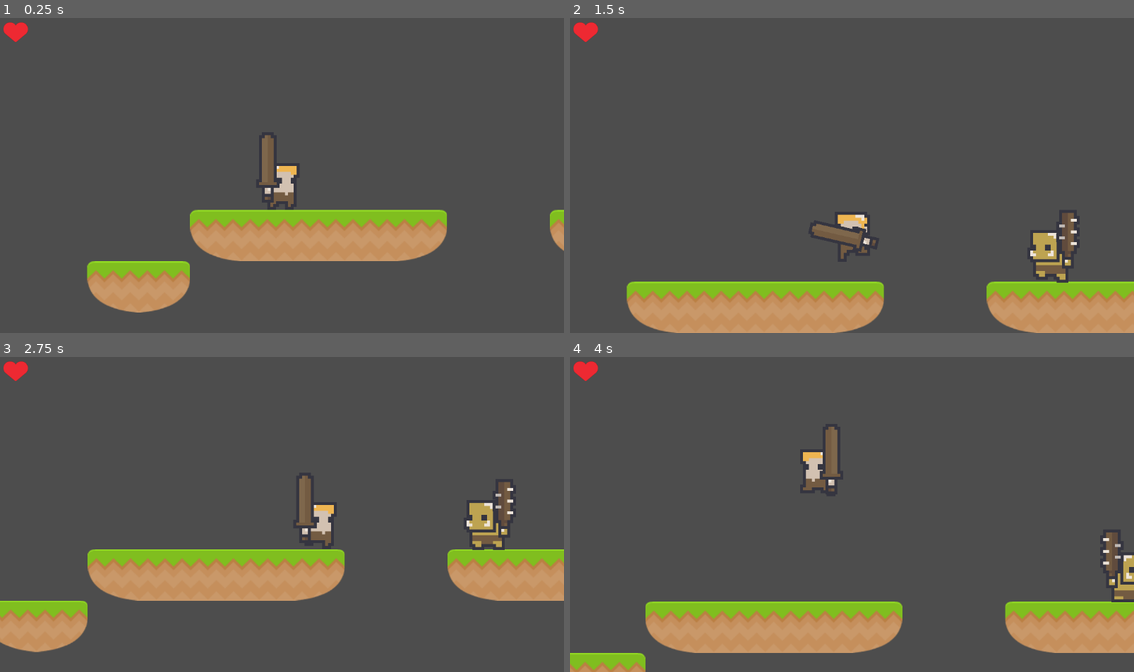
Above: before the commit, frames 1-4 (two rows, left to right).
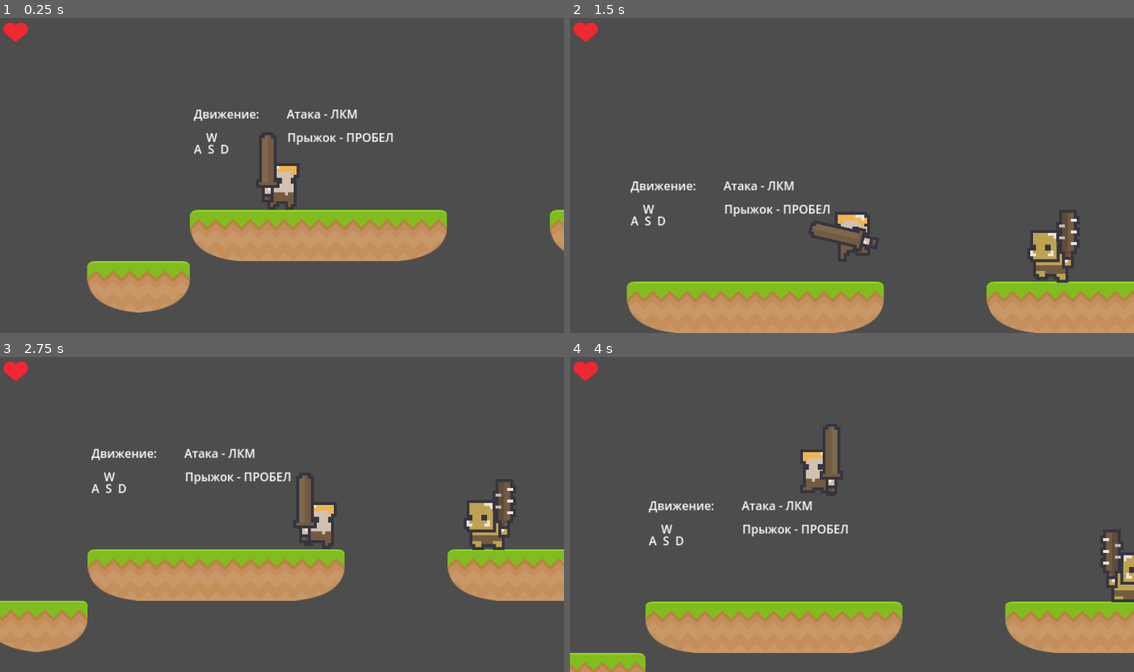
Above: after the commit, the same moments.

Repository: Rogotch/TestPlatformer
Game: Godot game, scene res://Scenes/testscene.tscn
Same seed, same stepped clock (60 frames per second), same inputs: the game is played once before the commit and once after it.
Inputs (mouse positions are in pixels of both pictures, inside the frame that each line leads up to):
- Up to frame 1 (0.25 s): no input
- Up to frame 2 (1.5 s): move the mouse to (976, 159) at 0.52 s; hold D (move_right) 0.53-1.28 s; click (976, 159) at 0.6 s; tap Space (jump) at 0.77 s; move the mouse to (739, 191) at 1.27 s; hold A (move_left) from 1.28 s (still down); click (739, 191) at 1.35 s
- Up to frame 3 (2.75 s): tap Space (jump) at 1.52 s; move the mouse to (338, 445) at 2.02 s; release A (move_left) at 2.03 s; hold D (move_right) from 2.03 s (still down); click (338, 445) at 2.1 s
- Up to frame 4 (4 s): move the mouse to (823, 577) at 2.77 s; release D (move_right) at 2.78 s; hold W (move_up) 2.78-3.53 s; click (823, 577) at 2.85 s; tap Space (jump) at 3.02, 3.77 s; move the mouse to (1021, 561) at 3.52 s; hold A (move_left) from 3.53 s (still down); click (1021, 561) at 3.6 s

The runs differ from the first frame. In frame 1, 0.8% of the frame differs, in the area x 34-70%, y 29-44%; in frame 2, 0.8%; in frame 3, 0.8%, in the area x 16-52%, y 29-44%; in frame 4, 0.8%.

Commit message:
Add tutor label, decrease enemy hp

Diff:
--- a/Resources/BodyData/enemy_body_data.tres
+++ b/Resources/BodyData/enemy_body_data.tres
@@ -8,7 +8,7 @@
 charge_time = 1.0
 hit_restoring_time = 0.2
 view_distance = 80.0
-max_hp = 8
+max_hp = 3
 attack = 1
 speed = 100.0
 jump_cooldown = 1.0
--- a/Scenes/testscene.tscn
+++ b/Scenes/testscene.tscn
@@ -38,6 +38,9 @@
 terrain_set_0/terrain_0/color = Color(0.17156, 0.404419, 0.578448, 1)
 sources/0 = SubResource("TileSetAtlasSource_ggkdx")
 
+[sub_resource type="LabelSettings" id="LabelSettings_0pdfm"]
+line_spacing = -7.0
+
 [sub_resource type="RectangleShape2D" id="RectangleShape2D_3hk28"]
 size = Vector2(2000, 1000)
 
@@ -49,6 +52,17 @@
 [node name="TileMapLayer" type="TileMapLayer" parent="." groups=["platform"]]
 tile_map_data = PackedByteArray("AAAEAAMAAAAHAAsAAAAFAAMAAAAGAAkAAAAGAAMAAAAGAAkAAAAHAAMAAAAGAAkAAAALAAMAAAAHAAsAAAAMAA …(432 unchanged characters)…
 tile_set = SubResource("TileSet_3hk28")
+
+[node name="Label" type="Label" parent="."]
+offset_left = 285.0
+offset_top = 67.0
+offset_right = 558.0
+offset_bottom = 138.0
+text = "Движение:         Атака - ЛКМ
+
+    W                       Прыжок - ПРОБЕЛ
+A  S  D"
+label_settings = SubResource("LabelSettings_0pdfm")
 
 [node name="player_character" parent="." instance=ExtResource("1_wni78")]
 position = Vector2(405, 162)
Not shown: 1 places in Scenes/testscene.tscn that only renumber resources
